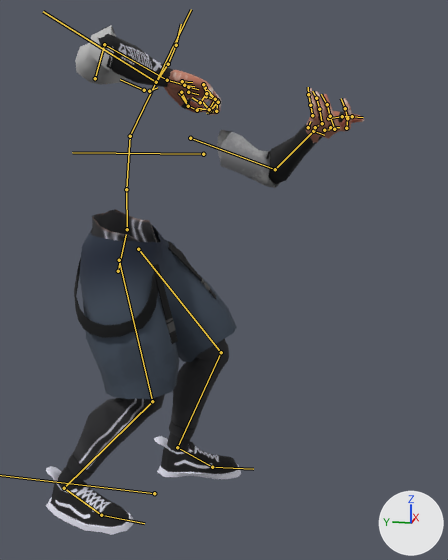
The FBX model Assets/6v6Shooter/Animations/[03] GunSpecific Animations/[Sniper] Balista Vortex FPS animations/Balista Vortex Cogh Animations.fbx as it was, and as the next commit left it.
Both versions are drawn from a 50 mm camera at (-1.944, -0.649, 1.306) aimed at (-0.048, -0.27, 0.833). The lights are fixed; the arrows at lower right show +X, +Y and +Z. Both versions are drawn at frame 36 of the action 'AN_FPS_Balista_CoghHFR'; the numbers are the values there. The bones that bend it are drawn over the model as lines.

Objects in the first picture: 'SM_MaleBody_FPS', 'SM_Outfit1_Male_FPS'.
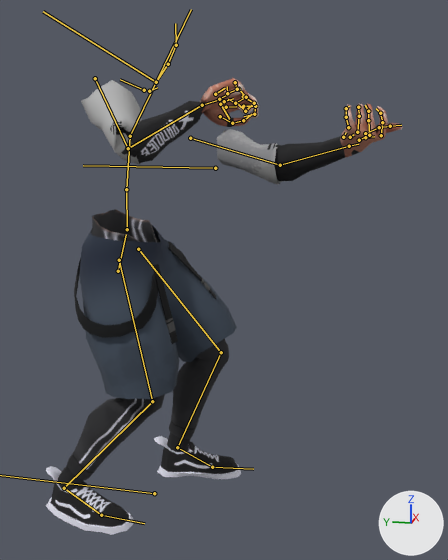
Commit message: [PRODUCTION] Balista character and gun Animations

Location of each change, (x1, y1, x2, y2) in pixels of the pictures (448 x 560 px):
'SM_MaleBody_FPS', posed (12% wider, 9% shorter)
    before: (46, 34, 364, 534)
    after: (46, 78, 403, 534)
'SM_Outfit1_Male_FPS', posed (15% shorter)
    before: (74, 25, 280, 399)
    after: (74, 80, 282, 399)
bone 'DEF-upper_arm.L', root to tip
    before: (190, 138) to (275, 169)
    after: (190, 138) to (280, 165)
bone 'DEF-forearm.L', root to tip
    before: (275, 169) to (313, 131)
    after: (280, 165) to (349, 146)
bone 'DEF-hand.L', root to tip
    before: (313, 131) to (324, 135)
    after: (349, 146) to (358, 144)
bone 'DEF-f_index.01.L', root to tip
    before: (346, 128) to (347, 118)
    after: (381, 135) to (382, 122)
bone 'DEF-f_index.02.L', root to tip
    before: (347, 118) to (345, 108)
    after: (382, 122) to (380, 113)
bone 'DEF-thumb.01.L', root to tip
    before: (328, 118) to (342, 116)
    after: (365, 133) to (379, 127)
bone 'DEF-thumb.02.L', root to tip
    before: (342, 116) to (352, 116)
    after: (379, 127) to (390, 126)
bone 'ORG-palm.02.L', root to tip
    before: (324, 130) to (329, 129)
    after: (359, 140) to (364, 137)
bone 'DEF-f_middle.01.L', root to tip
    before: (334, 129) to (330, 116)
    after: (369, 135) to (368, 120)
bone 'ORG-palm.03.L', root to tip
    before: (315, 127) to (318, 125)
    after: (350, 137) to (354, 134)
bone 'DEF-f_ring.01.L', root to tip
    before: (322, 123) to (319, 109)
    after: (357, 132) to (359, 116)
bone 'ORG-palm.04.L', root to tip
    before: (308, 127) to (310, 121)
    after: (343, 137) to (346, 132)
bone 'DEF-f_pinky.01.L', root to tip
    before: (312, 115) to (310, 105)
    after: (348, 127) to (346, 117)
bone 'DEF-f_pinky.02.L', root to tip
    before: (310, 105) to (308, 94)
    after: (346, 117) to (346, 108)
bone 'DEF-upper_arm.R', root to tip
    before: (95, 78) to (104, 44)
    after: (95, 78) to (128, 148)
bone 'DEF-forearm.R', root to tip
    before: (104, 44) to (167, 80)
    after: (128, 148) to (202, 105)
bone 'DEF-hand.R', root to tip
    before: (167, 80) to (187, 85)
    after: (202, 105) to (221, 99)
bone 'DEF-f_index.01.R', root to tip
    before: (206, 96) to (217, 100)
    after: (243, 106) to (255, 106)
bone 'DEF-thumb.02.R', root to tip
    before: (188, 106) to (197, 110)
    after: (232, 123) to (243, 120)
bone 'DEF-f_middle.01.R', root to tip
    before: (208, 92) to (218, 102)
    after: (243, 96) to (254, 103)
bone 'DEF-f_ring.01.R', root to tip
    before: (205, 87) to (215, 99)
    after: (238, 89) to (246, 97)
bone 'DEF-f_ring.02.R', root to tip
    before: (215, 99) to (209, 109)
    after: (246, 97) to (235, 103)
bone 'DEF-f_pinky.01.R', root to tip
    before: (203, 84) to (206, 93)
    after: (235, 82) to (237, 89)
bone 'DEF-f_pinky.02.R', root to tip
    before: (206, 93) to (200, 102)
    after: (237, 89) to (227, 93)

The change in detail:
Bone 'DEF-upper_arm.L' (bone_def_upper_arm_l) turns from (104, 19, 31) to (118, 25, 20) degrees about its own x, y and z.
Bone 'DEF-upper_arm.L' (bone_def_upper_arm_l) is rescaled from (1.02, 0.96, 1.02) to (1.01, 0.98, 1.01).
Bone 'DEF-forearm.L' (bone_def_forearm_l) turns from (77, -22, 3) to (36, -12, 1) degrees about its own x, y and z.
Bone 'DEF-forearm.L' (bone_def_forearm_l) is rescaled from (1.0, 0.94, 1.06) to (1.0, 0.98, 1.02).
Bone 'DEF-hand.L' (bone_def_hand_l) turns from (-41, -60, 6) to (33, -60, -50) degrees about its own x, y and z.
Bone 'DEF-hand.L' (bone_def_hand_l) is rescaled from (0.98, 1.02, 1.0) to (1.0, 1.02, 0.99).
Bone 'DEF-f_index.01.L' (bone_def_f_index_01_l) turns from (63, 1, -2) to (75, -11, 14) degrees about its own x, y and z.
Bone 'DEF-f_index.02.L' (bone_def_f_index_02_l) turns from (9, -17, 5) to (17, -30, 9) degrees about its own x, y and z.
Bone 'DEF-thumb.01.L' (bone_def_thumb_01_l) turns from (20, 5, -29) to (0, 0, -21) degrees about its own x, y and z.
Bone 'DEF-thumb.02.L' (bone_def_thumb_02_l) turns from (-5, -8, 7) to (4, 10, -6) degrees about its own x, y and z.
Bone 'ORG-palm.02.L' (bone_org_palm_02_l) turns from (-3, 4, 15) to (-1, 3, 7) degrees about its own x, y and z.
Bone 'DEF-f_middle.01.L' (bone_def_f_middle_01_l) turns from (67, 2, -3) to (87, -14, 14) degrees about its own x, y and z.
Bone 'ORG-palm.03.L' (bone_org_palm_03_l) turns from (-12, 10, 29) to (-5, 6, 15) degrees about its own x, y and z.
Bone 'DEF-f_ring.01.L' (bone_def_f_ring_01_l) turns from (45, -2, 5) to (63, -6, 10) degrees about its own x, y and z.
Bone 'ORG-palm.04.L' (bone_org_palm_04_l) turns from (-27, 18, 40) to (-12, 9, 21) degrees about its own x, y and z.
Bone 'DEF-f_pinky.01.L' (bone_def_f_pinky_01_l) turns from (42, -5, 12) to (38, 3, -9) degrees about its own x, y and z.
Bone 'DEF-f_pinky.02.L' (bone_def_f_pinky_02_l) turns from (8, -17, -1) to (39, -1, 6) degrees about its own x, y and z.
Bone 'DEF-upper_arm.R' (bone_def_upper_arm_r) turns from (68, 23, -23) to (53, 10, 51) degrees about its own x, y and z.
Bone 'DEF-forearm.R' (bone_def_forearm_r) turns from (125, -32, 4) to (92, -62, 12) degrees about its own x, y and z.
Bone 'DEF-forearm.R' (bone_def_forearm_r) is rescaled from (1.0, 0.96, 1.04) to (1.0, 0.94, 1.06).
Bone 'DEF-hand.R' (bone_def_hand_r) turns from (-69, -16, 53) to (32, -159, -32) degrees about its own x, y and z.
Bone 'DEF-hand.R' (bone_def_hand_r) is rescaled from (1.02, 0.99, 0.99) to (0.99, 1.03, 0.98).
Bone 'DEF-f_index.01.R' (bone_def_f_index_01_r) turns from (0, 0, 0) to (26, -5, 20) degrees about its own x, y and z.
Bone 'DEF-thumb.02.R' (bone_def_thumb_02_r) turns from (21, 0, -1) to (19, -30, 10) degrees about its own x, y and z.
Bone 'DEF-f_middle.01.R' (bone_def_f_middle_01_r) turns from (22, -3, 14) to (52, -2, 3) degrees about its own x, y and z.
Bone 'DEF-f_ring.01.R' (bone_def_f_ring_01_r) turns from (25, 0, 1) to (60, -10, 18) degrees about its own x, y and z.
Bone 'DEF-f_ring.02.R' (bone_def_f_ring_02_r) turns from (60, -1, 0) to (78, -17, 9) degrees about its own x, y and z.
Bone 'DEF-f_pinky.01.R' (bone_def_f_pinky_01_r) turns from (21, -1, 7) to (44, -14, 33) degrees about its own x, y and z.
Bone 'DEF-f_pinky.02.R' (bone_def_f_pinky_02_r) turns from (64, -31, -2) to (87, -51, -4) degrees about its own x, y and z.
